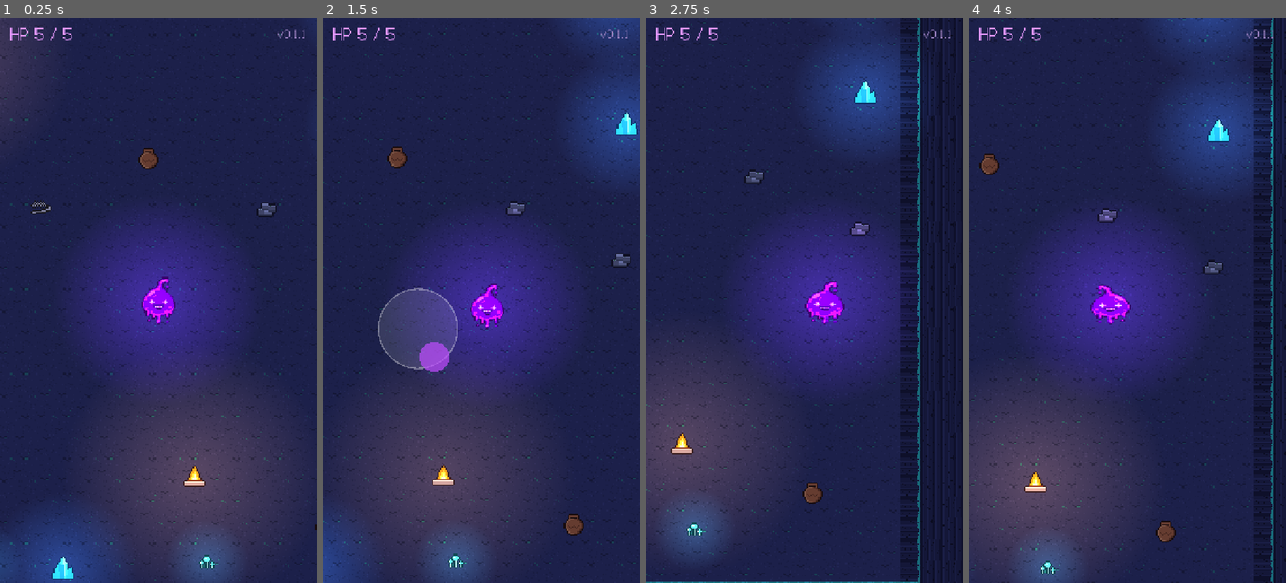
Above: before the commit, frames 1-4 (left to right).
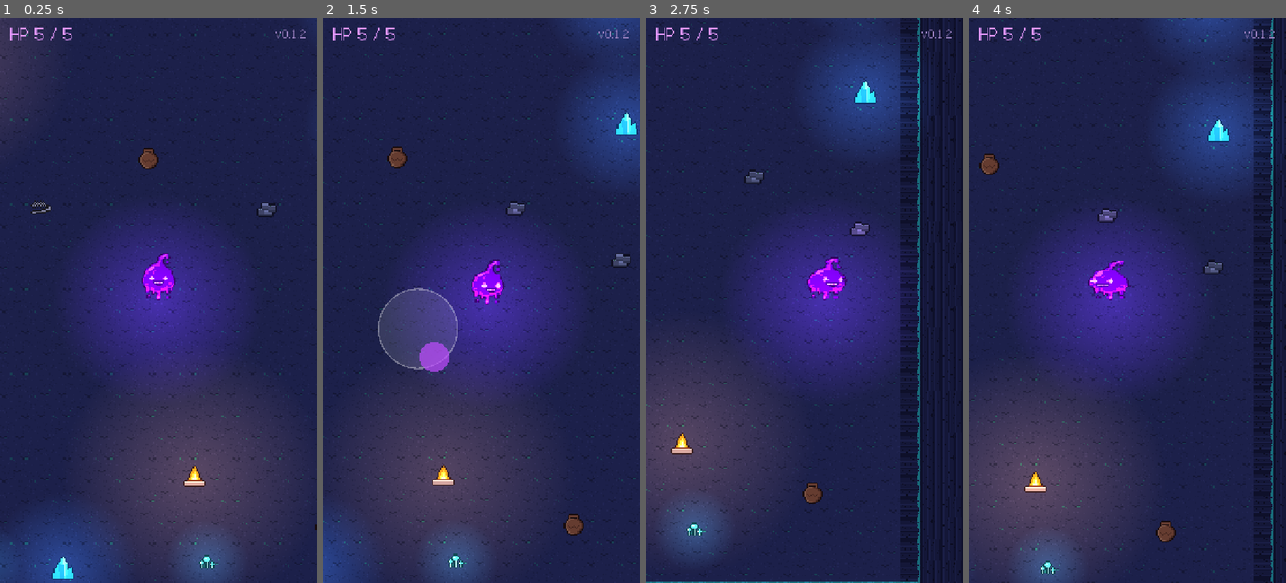
Above: after the commit, the same moments.

Repository: jaehyo-dev/code-red
Game: Godot game, scene res://scenes/main.tscn
Same seed, same stepped clock (60 frames per second), same inputs: the game is played once before the commit and once after it.
Inputs (mouse positions are in pixels of both pictures, inside the frame that each line leads up to):
- Up to frame 1 (0.25 s): no input
- Up to frame 2 (1.5 s): move the mouse to (551, 272) at 0.52 s; hold Right (ui_right) 0.53-1.25 s; click (551, 272) at 0.67 s; drag from (418, 328) to (465, 413) at 1.27 s
- Up to frame 3 (2.75 s): move the mouse to (836, 176) at 2.02 s; hold Right (ui_right) from 2.03 s (still down)
- Up to frame 4 (4 s): release Right (ui_right) at 2.75 s; drag from (1111, 413) to (1032, 215) at 2.77 s; move the mouse to (1222, 385) at 3.52 s; hold Left (ui_left) from 3.53 s (still down)

The runs differ from the first frame. In frame 1, 1.0% of the frame differs, in the area x 44-97%, y 2-55%; in frame 2, 1.0%; in frame 3, 1.1%, in the area x 50-97%, y 2-55%; in frame 4, 1.1%.

Commit message:
v0.1.2: 촉수를 덮치기 공격으로 교체, 얼굴·몸 기울기로 방향 표현
Co-Authored-By: Claude Sonnet 5.5 <noreply@anthropic.com>

Diff:
--- a/project.godot
+++ b/project.godot
@@ -1,5 +1,10 @@
-; Godot 프로젝트 설정 파일.
-; 게임 버전은 application/config/version 한 곳에서 관리한다 (CHANGELOG.md 최신 버전과 같아야 함).
+; Engine configuration file.
+; It's best edited using the editor UI and not directly,
+; since the parameters that go here are not all obvious.
+;
+; Format:
+;   [section] ; section goes between []
+;   param=value ; assign values to parameters
 
 config_version=5
 
@@ -7,7 +12,7 @@
 
 config/name="코드:레드"
 config/description="보라색 슬라임 돌연변이가 무엇이든 삼켜 무기로 쓰는 모바일 웨이브 서바이벌"
-config/version="0.1.1"
+config/version="0.1.2"
 run/main_scene="res://scenes/main.tscn"
 config/features=PackedStringArray("4.7", "GL Compatibility")
 boot_splash/bg_color=Color(0.08, 0.03, 0.12, 1)
@@ -21,21 +26,20 @@
 window/size/window_width_override=360
 window/size/window_height_override=640
 window/stretch/mode="canvas_items"
-window/stretch/aspect="keep"
 window/handheld/orientation=1
+
+[gui]
+
+theme/custom_font="res://assets/fonts/galmuri/Galmuri11.ttf"
 
 [input_devices]
 
 pointing/emulate_touch_from_mouse=true
 
-[gui]
-
-theme/custom_font="res://assets/fonts/galmuri/Galmuri11.ttf"
-
 [rendering]
 
+textures/canvas_textures/default_texture_filter=0
 renderer/rendering_method="gl_compatibility"
 renderer/rendering_method.mobile="gl_compatibility"
-textures/canvas_textures/default_texture_filter=0
+environment/defaults/default_clear_color=Color(0.08, 0.03, 0.12, 1)
 2d/snap/snap_2d_transforms_to_pixel=true
-environment/defaults/default_clear_color=Color(0.08, 0.03, 0.12, 1)
--- a/scripts/balance.gd
+++ b/scripts/balance.gd
@@ -26,22 +26,35 @@
 ## 슬라임에게서 이 거리 이상 떨어진 곳에서 나타남
 const ENEMY_SPAWN_MIN_DIST := 520.0
 
-# --- 몸 공격 (촉수 휘두르기): 준비(웅크림) → 타격 → 복귀 → 쿨다운 ---
+# --- 몸 공격 (덮치기): 준비(웅크림) → 타격(몸이 쭉 늘어남) → 복귀(눌렸다 튕김) → 쿨다운 ---
 ## 가장 가까운 적이 이 거리(슬라임 중심 기준) 안에 들어오면 공격을 시작한다
 const MELEE_RANGE := 130.0
-## 촉수가 닿는 거리. 적의 반지름만큼 더해서 판정한다
+## 몸이 닿는 거리. 적의 반지름만큼 더해서 판정한다
 const MELEE_REACH := 130.0
-## 타격 부채꼴 절반 각도(도). 촉수가 이 범위를 쓸고 지나간다
-const MELEE_HALF_ARC_DEG := 55.0
+## 타격 부채꼴 절반 각도(도). 덮치는 방향 앞쪽만 맞는다
+const MELEE_HALF_ARC_DEG := 30.0
 const MELEE_DAMAGE := 2
 ## 맞은 적이 밀려나는 거리
 const MELEE_KNOCKBACK := 24.0
-const ATTACK_WINDUP := 0.18
-const ATTACK_STRIKE := 0.14
-const ATTACK_RECOVER := 0.22
+const ATTACK_WINDUP := 0.28
+const ATTACK_STRIKE := 0.12
+const ATTACK_RECOVER := 0.30
 const ATTACK_COOLDOWN := 0.25
+## 타격 단계가 이만큼(0~1) 진행했을 때 적에게 닿는다 (몸이 거의 다 늘어난 순간)
+const ATTACK_HIT_AT := 0.8
 ## 맞은 적이 하얗게 번쩍이는 시간
 const HIT_FLASH := 0.1
+
+# --- 덮치기 모양 (도트 단위: 슬라임 스프라이트는 26x35도트) ---
+## 슬라임 몸의 반 크기 (도트, 몸 중심은 위에서 18번째 줄)
+const SLIME_HALF := Vector2(13.0, 18.0)
+## 덮칠 때 뒤쪽 끝을 고정하고 앞쪽 끝이 닿는 거리 (슬라임 중심에서, 도트)
+const LUNGE_TIP_DOTS := 40.0
+const LUNGE_MAX_STRETCH := 2.6
+## 늘어난 만큼 옆이 가늘어지는 정도 (1 = 넓이 보존, 0 = 안 가늘어짐)
+const LUNGE_VOLUME := 0.7
+## 웅크릴 때 덮칠 방향 길이 (1보다 작을수록 납작)
+const CROUCH_LENGTH := 0.78
 
 # --- 슬라임 모션 (늘어남·찌그러짐 비율. 0.2 = 20%) ---
 const BREATH_SPEED := 2.6
@@ -53,15 +66,26 @@
 ## 가속·감속(관성)이 변형에 미치는 정도
 const MOVE_INERTIA := 0.015
 const MOVE_FOLLOW := 10.0
+## 이동 방향으로 몸이 기우는 정도 (위쪽이 옆으로 밀리는 비율)
+const MOVE_LEAN := 0.10
+## 머리 위 곡선이 이동 반대쪽으로 끌려오는 정도와 그 스프링
+const CREST_DRAG := 0.35
+const CREST_STIFFNESS := 140.0
+const CREST_DAMPING := 7.0
 ## 늘어남·찌그러짐 스프링: 강성, 감쇠 (감쇠가 작을수록 많이 출렁임)
 const SPRING_STIFFNESS := 220.0
 const SPRING_DAMPING := 14.0
-## 공격 준비(웅크림) / 타격(늘어남) 자세
-const WINDUP_POSE := Vector2(0.22, -0.28)
-const STRIKE_POSE := Vector2(-0.10, 0.18)
 ## 맞았을 때 스프링에 주는 충격 (옆으로 퍼지고 납작해짐)
 const HIT_KICK := Vector2(9.0, -9.0)
 const PLAYER_FLASH := 0.12
+
+# --- 얼굴 (눈·입 레이어가 바라보는 쪽으로 쏠림) ---
+const FACE_FOLLOW := 14.0
+## 옆/아래로 쏠리는 최대 도트, 위로 올라가는 최대 도트
+const FACE_SHIFT := Vector2(4.0, 3.0)
+const FACE_RISE := 6.0
+## 이 값보다 위를 보면 눈이 작아진다 (-1 = 바로 위)
+const FACE_SMALL_EYES_LOOK := -0.5
 
 # --- 조작·카메라 ---
 const JOYSTICK_RADIUS := 90.0
--- a/scripts/game/player.gd
+++ b/scripts/game/player.gd
@@ -1,6 +1,6 @@
 class_name Player
 extends Node2D
-## 보라 슬라임 (1단계). 입력 방향으로 움직이고, 가까운 적이 있으면 촉수를 휘둘러 공격한다.
+## 보라 슬라임 (1단계). 입력 방향으로 움직이고, 가까운 적이 있으면 몸을 늘여 덮쳐 공격한다.
 ## 총알은 없다: 원거리 공격은 삼킨 아이템에서만 나온다 (v0.3.0).
 
 signal hp_changed(hp: int)
@@ -16,26 +16,61 @@
 var _aim := 0.0  # 공격 방향 (라디안)
 var _attack := AttackCycle.new()
 var _motion := SlimeMotion.new()
-var _body: Node2D  # 발 기준으로 늘어나고 줄어드는 몸
-var _sprite: Sprite2D
-var _tentacle: Sprite2D
+var _face := SlimeFace.new()
+var _has_target := false
+var _peak := 1.0  # 이번 덮치기의 최대 늘어남 배율
+# 슬라임은 SubViewport에 도트 크기로 그린 뒤 3배로 키워 보여 준다:
+# 늘이고 기울여도 도트가 항상 3x3 픽셀 격자로 보이게 하기 위해서다.
+var _view: SubViewport
+var _image: Sprite2D  # 뷰포트 그림을 화면에 보여 주는 스프라이트
+var _rig: Node2D  # 몸 전체 변형(늘어남·기울기·덮치기)이 걸리는 노드
+var _crest: Node2D  # 머리 위 곡선 (밑동을 기준으로 끌림)
+var _face_node: Node2D  # 눈·입 (몸 위에서 쏠림)
+var _eyes: Sprite2D
+
+const VIEW_DOTS := 128  # 뷰포트 한 변 (도트). 늘어난 몸이 들어갈 만큼 크게
+const SCALE := 3  # 도트 1칸 = 화면 3픽셀
+const EYES := preload("res://assets/sprites/slime_eyes.png")
+const EYES_SMALL := preload("res://assets/sprites/slime_eyes_small.png")
+const CREST_ROWS := 8  # make_sprites.py의 CREST_ROWS와 같음
 
 
 func _ready() -> void:
-	# 촉수가 몸 뒤에서 뻗어 나오도록 먼저 추가
-	_tentacle = Art.sprite("tentacle")
-	_tentacle.centered = false
-	_tentacle.offset = Vector2(0, -_tentacle.texture.get_height() / 2.0)
-	_tentacle.visible = false
-	add_child(_tentacle)
-	_sprite = Art.sprite("slime")
-	var half_h := _sprite.texture.get_height() / 2.0
-	_sprite.position = Vector2(0, -half_h)
-	_body = Node2D.new()
-	_body.position = Vector2(0, half_h)  # 발이 노드 위치 아래에 오도록 (중심은 그대로)
-	_body.add_child(_sprite)
-	add_child(_body)
+	_view = SubViewport.new()
+	_view.size = Vector2i(VIEW_DOTS, VIEW_DOTS)
+	_view.transparent_bg = true
+	_view.disable_3d = true
+	_view.canvas_item_default_texture_filter = Viewport.DEFAULT_CANVAS_ITEM_TEXTURE_FILTER_NEAREST
+	add_child(_view)
+	_rig = Node2D.new()
+	_view.add_child(_rig)
+	var top_left := -Balance.SLIME_HALF  # 스프라이트 왼쪽 위 (몸 중심 기준)
+	_rig.add_child(_layer("slime_body", top_left))
+	_crest = Node2D.new()
+	_crest.position = Vector2(0, top_left.y + CREST_ROWS)  # 곡선 밑동이 기울기 기준점
+	_crest.add_child(_layer("slime_crest", top_left - _crest.position))
+	_rig.add_child(_crest)
+	_face_node = Node2D.new()
+	_eyes = _layer("slime_eyes", top_left)
+	_face_node.add_child(_eyes)
+	_face_node.add_child(_layer("slime_mouth", top_left))
+	_rig.add_child(_face_node)
+	_image = Sprite2D.new()
+	_image.texture = _view.get_texture()
+	_image.scale = Vector2(SCALE, SCALE)
+	_image.position = Vector2(0, -SCALE * 17)  # 발이 노드 위치에 오도록
+	_image.texture_filter = CanvasItem.TEXTURE_FILTER_NEAREST
+	add_child(_image)
 	add_child(Art.light(Color(0.75, 0.25, 1.0), 240.0, 1.1))
+
+
+## 뷰포트 안의 스프라이트 한 장 (왼쪽 위 기준)
+func _layer(sprite_name: String, pos: Vector2) -> Sprite2D:
+	var s := Art.sprite(sprite_name)
+	s.centered = false
+	s.scale = Vector2.ONE / SCALE  # 3배 확대된 그림을 도트 크기로 되돌림
+	s.position = pos
+	return s
 
 
 func _process(delta: float) -> void:
@@ -45,29 +80,27 @@
 	_flash = maxf(0.0, _flash - delta)
 	# 피격: 번쩍임, 이후 무적 시간 동안 반투명 깜빡임
 	if _flash > 0.0:
-		_body.modulate = Color(2.5, 2.5, 2.5)
+		_image.modulate = Color(2.5, 2.5, 2.5)
 	else:
-		_body.modulate = Color(1, 1, 1, 0.5 if _invuln > 0.0 and int(_invuln * 14.0) % 2 == 1 else 1.0)
+		_image.modulate = Color(1, 1, 1, 0.5 if _invuln > 0.0 and int(_invuln * 14.0) % 2 == 1 else 1.0)
 	position = arena.clamp_inside(position + move_input * Balance.PLAYER_SPEED * delta, Balance.PLAYER_RADIUS)
-	if move_input.x != 0.0:
-		_sprite.flip_h = move_input.x < 0.0
 	_update_attack(delta)
-	_body.scale = _motion.update(delta, move_input, _attack.phase, _attack.progress())
+	_pose_body(delta)
 
 
 func _update_attack(delta: float) -> void:
 	var points: Array = get_tree().get_nodes_in_group("enemies").map(func(e: Node2D): return e.position)
 	var target: Variant = Targeting.nearest(position, points, Balance.MELEE_RANGE)
+	_has_target = target != null
 	# 준비 중에는 가장 가까운 적을 따라 조준하고, 타격이 시작되면 방향을 고정한다
 	if target != null and _attack.phase in [AttackCycle.Phase.IDLE, AttackCycle.Phase.WINDUP]:
 		_aim = (target - position).angle()
-		_sprite.flip_h = cos(_aim) < 0.0
+		_peak = LungePose.peak_for(Vector2.from_angle(_aim))
 	if _attack.update(delta, target != null):
 		_strike()
-	_pose_tentacle()
 
 
-## 타격 순간: 부채꼴 안의 모든 적에게 피해
+## 타격 순간: 덮치는 방향 부채꼴 안의 모든 적에게 피해
 func _strike() -> void:
 	var dir := Vector2.from_angle(_aim)
 	for e: Enemy in get_tree().get_nodes_in_group("enemies"):
@@ -75,21 +108,26 @@
 			e.take_damage(Balance.MELEE_DAMAGE, dir)
 
 
-## 촉수 모양: 준비 때 몸 옆에서 살짝 말려 나오고, 타격 때 부채꼴을 쓸며 뻗고, 복귀 때 움츠러든다
-func _pose_tentacle() -> void:
-	var arc := deg_to_rad(Balance.MELEE_HALF_ARC_DEG)
-	var p := _attack.progress()
-	match _attack.phase:
-		AttackCycle.Phase.WINDUP:
-			_tentacle.rotation = _aim - arc
-			_tentacle.scale = Vector2(0.15 + 0.25 * p, 1.0)
-		AttackCycle.Phase.STRIKE:
-			_tentacle.rotation = _aim + lerpf(-arc, arc, p)
-			_tentacle.scale = Vector2(lerpf(0.4, 1.0, p), 1.0)
-		AttackCycle.Phase.RECOVER:
-			_tentacle.rotation = _aim + arc
-			_tentacle.scale = Vector2(1.0 - p, 1.0)
-	_tentacle.visible = _attack.phase != AttackCycle.Phase.IDLE
+## 몸 모양: 이동 늘어남·기울기 → 덮치기 늘어남(방향) 순으로 겹쳐 적용하고, 얼굴·머리 곡선을 옮긴다
+func _pose_body(delta: float) -> void:
+	var sc := _motion.update(delta, move_input)
+	var feet := Vector2(0, Balance.SLIME_HALF.y - 1.0)  # 발 기준으로 늘어나고 줄어든다
+	var t := Transform2D(Vector2(sc.x, 0), Vector2(-_motion.lean() * sc.y, sc.y), Vector2.ZERO)
+	t.origin = feet - t.basis_xform(feet)
+	if _attack.phase != AttackCycle.Phase.IDLE:
+		var k := LungePose.length(_attack.phase, _attack.progress(), _peak)
+		t = LungePose.transform(Vector2.from_angle(_aim), k) * t
+	_rig.transform = Transform2D(0.0, Vector2(VIEW_DOTS, VIEW_DOTS) / 2.0) * t
+	_crest.transform = Transform2D(Vector2.RIGHT, Vector2(-_motion.crest_shear(), 1.0), _crest.position)
+	# 얼굴: 공격 중이면 대상 쪽, 아니면 이동 방향을 본다 (공격은 얼굴이 먼저 돌아간 뒤 덮친다)
+	var look := Vector2.ZERO
+	if _attack.phase != AttackCycle.Phase.IDLE or _has_target:
+		look = Vector2.from_angle(_aim)
+	elif move_input.length() > 0.15:
+		look = move_input.normalized()
+	_face.update(delta, look)
+	_face_node.position = Vector2(_face.offset())
+	_eyes.texture = EYES_SMALL if _face.small_eyes() else EYES
 
 
 ## 피해를 받는다. 무적 시간 중이면 무시.
@@ -103,6 +141,5 @@
 	hp_changed.emit(hp)
 	if hp == 0:
 		dead = true
-		_tentacle.visible = false
-		_body.modulate = Color(1, 1, 1, 0.4)
+		_image.modulate = Color(1, 1, 1, 0.4)
 		died.emit()
--- a/scripts/logic/attack_cycle.gd
+++ b/scripts/logic/attack_cycle.gd
@@ -10,7 +10,7 @@
 var _hit_done := false
 
 
-## delta만큼 진행한다. 타격이 맞는 순간(타격 단계의 중간) 한 프레임만 true.
+## delta만큼 진행한다. 타격이 맞는 순간(몸이 거의 다 늘어난 때) 한 프레임만 true.
 func update(delta: float, has_target: bool) -> bool:
 	var landed := false
 	match phase:
@@ -24,7 +24,7 @@
 				_enter(Phase.STRIKE)
 		Phase.STRIKE:
 			_t += delta
-			if not _hit_done and _t >= Balance.ATTACK_STRIKE * 0.5:
+			if not _hit_done and _t >= Balance.ATTACK_STRIKE * Balance.ATTACK_HIT_AT:
 				_hit_done = true
 				landed = true
 			if _t >= Balance.ATTACK_STRIKE:
--- /dev/null
+++ b/scripts/logic/lunge_pose.gd
@@ -0,0 +1,44 @@
+class_name LungePose
+extends RefCounted
+## 덮치기 모양 계산 (화면과 분리). 몸을 덮칠 방향으로 늘이되 뒤쪽 끝은 고정하고, 늘어난 만큼 옆은 가늘어진다.
+## 좌표는 슬라임 몸 중심 기준 도트 단위.
+
+
+## dir 방향으로 몸 중심에서 몸 가장자리까지의 거리 (타원 근사)
+static func body_radius(dir: Vector2) -> float:
+	var h := Balance.SLIME_HALF
+	return 1.0 / sqrt(pow(dir.x / h.x, 2) + pow(dir.y / h.y, 2))
+
+
+## 앞쪽 끝이 LUNGE_TIP_DOTS에 닿도록 하는 최대 늘어남 배율 (뒤쪽 끝 고정이라 tip = r * (2k - 1))
+static func peak_for(dir: Vector2) -> float:
+	return clampf((Balance.LUNGE_TIP_DOTS / body_radius(dir) + 1.0) * 0.5, 1.2, Balance.LUNGE_MAX_STRETCH)
+
+
+## 단계와 진행도(0~1)에 따른 덮칠 방향 길이 배율.
+## 준비: 1 → 웅크림 / 타격: 웅크림 → peak (빠르게 쭉) / 복귀: peak → 눌림(1 미만) → 탄성으로 1
+static func length(phase: int, progress: float, peak: float) -> float:
+	match phase:
+		AttackCycle.Phase.WINDUP:
+			return lerpf(1.0, Balance.CROUCH_LENGTH, ease(progress, 0.4))
+		AttackCycle.Phase.STRIKE:
+			return lerpf(Balance.CROUCH_LENGTH, peak, ease(progress, 0.35))
+		AttackCycle.Phase.RECOVER:
+			return 1.0 + (peak - 1.0) * cos(progress * TAU) * pow(1.0 - progress, 3.0)
+	return 1.0
+
+
+## 늘어난 길이 k에 맞는 옆 방향 배율 (부피가 보존되는 느낌)
+static func width(k: float) -> float:
+	return pow(k, -Balance.LUNGE_VOLUME)
+
+
+## dir 방향으로 k배 늘이는 변환. 몸 뒤쪽 가장자리를 고정점으로 한다.
+static func transform(dir: Vector2, k: float) -> Transform2D:
+	var n := Vector2(-dir.y, dir.x)
+	var w := width(k)
+	var pivot := -dir * body_radius(dir)
+	var x_axis := dir * (k * dir.x) + n * (w * n.x)
+	var y_axis := dir * (k * dir.y) + n * (w * n.y)
+	var origin := pivot - (x_axis * pivot.x + y_axis * pivot.y)
+	return Transform2D(x_axis, y_axis, origin)
--- /dev/null
+++ b/scripts/logic/slime_face.gd
@@ -0,0 +1,23 @@
+class_name SlimeFace
+extends RefCounted
+## 슬라임 얼굴(눈·입 레이어)이 바라보는 방향 계산 (화면과 분리). 방향별 그림 없이 위치와 눈 크기로 표현한다.
+
+## 바라보는 방향 (길이 0~1, 0이면 정면)
+var look := Vector2.ZERO
+
+
+## target: 보고 싶은 방향(길이 1). ZERO면 마지막으로 보던 쪽을 유지한다.
+func update(delta: float, target: Vector2) -> void:
+	if target != Vector2.ZERO:
+		look = look.lerp(target, 1.0 - exp(-Balance.FACE_FOLLOW * delta))
+
+
+## 얼굴이 몸 위에서 쏠리는 도트 (위를 볼수록 많이 올라가고, 아래는 조금만 내려가 정면을 보임)
+func offset() -> Vector2i:
+	var up := look.y < 0.0
+	return Vector2i(roundi(look.x * Balance.FACE_SHIFT.x), roundi(look.y * (Balance.FACE_RISE if up else Balance.FACE_SHIFT.y)))
+
+
+## 위를 볼 때는 눈이 작아진다
+func small_eyes() -> bool:
+	return look.y < Balance.FACE_SMALL_EYES_LOOK
--- a/scripts/logic/slime_motion.gd
+++ b/scripts/logic/slime_motion.gd
@@ -1,16 +1,19 @@
 class_name SlimeMotion
 extends RefCounted
 ## 슬라임 몸의 늘어남·찌그러짐 계산 (화면과 분리). update()가 스프라이트에 곱할 scale을 돌려준다.
-## 숨쉬기 + 이동 늘어남(스프링이라 멈출 때 찌그러졌다 복귀) + 공격 자세 + 피격 충격.
+## 숨쉬기 + 이동 늘어남(스프링이라 멈출 때 찌그러졌다 복귀) + 이동 기울기 + 머리 곡선 끌림 + 피격 충격.
+## 공격(덮치기) 모양은 LungePose가 맡는다.
 
 var _time := 0.0
 var _vel := Vector2.ZERO  # 부드럽게 따라가는 이동 입력
 var _off := Vector2.ZERO  # 스프링 변형량
 var _off_v := Vector2.ZERO
+var _crest := 0.0  # 머리 곡선 기울기 (위쪽이 옆으로 밀리는 비율)
+var _crest_v := 0.0
 
 
-## move: 이동 입력(길이 0~1), phase/progress: AttackCycle의 단계와 진행도
-func update(delta: float, move: Vector2, phase: int, progress: float) -> Vector2:
+## move: 이동 입력(길이 0~1)
+func update(delta: float, move: Vector2) -> Vector2:
 	delta = minf(delta, 1.0 / 30.0)  # 프레임이 길게 끊겨도 스프링이 튀지 않게
 	_time += delta
 	var old_vel := _vel
@@ -26,8 +29,11 @@
 	target += Balance.MOVE_INERTIA * (accel - Vector2(absf(accel.y), absf(accel.x)) * 0.6)
 	_off_v += ((target - _off) * Balance.SPRING_STIFFNESS - _off_v * Balance.SPRING_DAMPING) * delta
 	_off += _off_v * delta
+	# 머리 곡선: 이동 반대쪽으로 끌려오고, 가속할 때 더 뒤처졌다가 출렁이며 돌아온다
+	_crest_v += ((-_vel.x * Balance.CREST_DRAG - _crest) * Balance.CREST_STIFFNESS - _crest_v * Balance.CREST_DAMPING - accel.x * 0.04) * delta
+	_crest += _crest_v * delta
 	var breath := sin(_time * Balance.BREATH_SPEED) * Balance.BREATH_AMOUNT
-	var total := _off + _attack_pose(phase, progress) + Vector2(-breath * 0.5, breath)
+	var total := _off + Vector2(-breath * 0.5, breath)
 	return Vector2(clampf(1.0 + total.x, 0.5, 1.6), clampf(1.0 + total.y, 0.5, 1.6))
 
 
@@ -36,9 +42,11 @@
 	_off_v += Balance.HIT_KICK
 
 
-func _attack_pose(phase: int, progress: float) -> Vector2:
-	match phase:
-		AttackCycle.Phase.WINDUP: return Balance.WINDUP_POSE * ease(progress, 0.4)
-		AttackCycle.Phase.STRIKE: return Balance.WINDUP_POSE.lerp(Balance.STRIKE_POSE, progress)
-		AttackCycle.Phase.RECOVER: return Balance.STRIKE_POSE.lerp(Vector2.ZERO, ease(progress, 0.5))
-	return Vector2.ZERO
+## 이동 방향으로 몸이 기우는 정도 (위쪽이 옆으로 밀리는 비율)
+func lean() -> float:
+	return _vel.x * Balance.MOVE_LEAN
+
+
+## 머리 위 곡선의 기울기 (위쪽이 옆으로 밀리는 비율). 이동 반대쪽으로 끌린다.
+func crest_shear() -> float:
+	return _crest
--- a/tests/test_motion.gd
+++ b/tests/test_motion.gd
@@ -1,5 +1,5 @@
 extends TestCase
-## 몸 공격의 시간 흐름(AttackCycle), 슬라임 모션(SlimeMotion), 부채꼴 판정을 확인한다.
+## 몸 공격의 시간 흐름(AttackCycle), 덮치기 모양(LungePose), 슬라임 모션(SlimeMotion), 얼굴(SlimeFace), 부채꼴 판정을 확인한다.
 
 const DT := 1.0 / 60.0
 
@@ -15,8 +15,8 @@
 		if seen.is_empty() or seen[-1] != c.phase:
 			seen.append(c.phase)
 	assert_eq(seen.slice(0, 5), [AttackCycle.Phase.WINDUP, AttackCycle.Phase.STRIKE, AttackCycle.Phase.RECOVER, AttackCycle.Phase.IDLE, AttackCycle.Phase.WINDUP])
-	# 2초 동안: 한 바퀴 0.79초, 첫 타격 약 0.25초 → 0.25, 1.04, 1.83초에 3번 타격
-	assert_eq(hits, 3, "한 단계에 타격은 한 번")
+	# 2초 동안: 한 바퀴 0.95초, 첫 타격 약 0.38초 → 0.38, 1.33초에 2번 타격
+	assert_eq(hits, 2, "한 단계에 타격은 한 번")
 
 
 func test_대상이_없으면_공격을_시작하지_않음() -> void:
@@ -50,7 +50,7 @@
 	var lo := 9.0
 	var hi := 0.0
 	for i in 300:
-		var s := m.update(DT, Vector2.ZERO, AttackCycle.Phase.IDLE, 0.0)
+		var s := m.update(DT, Vector2.ZERO)
 		lo = minf(lo, s.y)
 		hi = maxf(hi, s.y)
 	assert_true(hi > 1.02 and lo < 0.98, "세로가 1 위아래로 움직임 %f~%f" % [lo, hi])
@@ -61,37 +61,97 @@
 	var m := SlimeMotion.new()
 	var widest := 0.0
 	for i in 60:
-		widest = maxf(widest, m.update(DT, Vector2.RIGHT, AttackCycle.Phase.IDLE, 0.0).x)
+		widest = maxf(widest, m.update(DT, Vector2.RIGHT).x)
 	assert_true(widest > 1.12, "진행 방향(가로)으로 늘어남 %f" % widest)
 	var narrowest := 9.0
 	for i in 40:  # 멈춘 뒤: 스프링이 반대로 출렁인다 (가로가 1보다 줄어듦)
-		narrowest = minf(narrowest, m.update(DT, Vector2.ZERO, AttackCycle.Phase.IDLE, 0.0).x)
+		narrowest = minf(narrowest, m.update(DT, Vector2.ZERO).x)
 	assert_true(narrowest < 0.99, "멈출 때 찌그러짐 %f" % narrowest)
 	var s := Vector2.ZERO
 	for i in 300:
-		s = m.update(DT, Vector2.ZERO, AttackCycle.Phase.IDLE, 0.0)
+		s = m.update(DT, Vector2.ZERO)
 	assert_true(absf(s.x - 1.0) < 0.05, "다시 원래 크기로 복귀 %f" % s.x)
 
 
 func test_방향이_갑자기_바뀌어도_프레임마다_크게_튀지_않음() -> void:
 	var m := SlimeMotion.new()
 	for i in 60:
-		m.update(DT, Vector2.RIGHT, AttackCycle.Phase.IDLE, 0.0)
-	var prev := m.update(DT, Vector2.LEFT, AttackCycle.Phase.IDLE, 0.0)
+		m.update(DT, Vector2.RIGHT)
+	var prev := m.update(DT, Vector2.LEFT)
 	var worst := 0.0
 	for i in 60:
-		var s := m.update(DT, Vector2.LEFT if i < 30 else Vector2.UP, AttackCycle.Phase.IDLE, 0.0)
+		var s := m.update(DT, Vector2.LEFT if i < 30 else Vector2.UP)
 		worst = maxf(worst, maxf(absf(s.x - prev.x), absf(s.y - prev.y)))
 		prev = s
 	assert_true(worst < 0.07, "한 프레임 변화가 7%% 미만 %f" % worst)
 
 
-func test_공격_준비는_웅크리고_타격은_늘어남() -> void:
+func test_이동하면_진행_방향으로_기울고_머리_곡선은_반대로_끌림() -> void:
 	var m := SlimeMotion.new()
-	var wind := m.update(DT, Vector2.ZERO, AttackCycle.Phase.WINDUP, 1.0)
-	var strike := m.update(DT, Vector2.ZERO, AttackCycle.Phase.STRIKE, 1.0)
-	assert_true(wind.y < 0.8 and wind.x > 1.1, "웅크림: 납작하고 넓게 %s" % wind)
-	assert_true(strike.y > 1.1 and strike.x < 0.95, "타격: 길쭉하게 %s" % strike)
+	for i in 20:
+		m.update(DT, Vector2.RIGHT)
+	assert_true(m.lean() > 0.05, "오른쪽으로 기움 %f" % m.lean())
+	assert_true(m.crest_shear() < -0.05, "곡선은 왼쪽으로 끌림 %f" % m.crest_shear())
+	for i in 20:
+		m.update(DT, Vector2.LEFT)
+	assert_true(m.lean() < -0.05 and m.crest_shear() > 0.05, "왼쪽으로 가면 반대")
+	for i in 300:
+		m.update(DT, Vector2.ZERO)
+	assert_true(absf(m.lean()) < 0.01 and absf(m.crest_shear()) < 0.01, "멈추면 곧게 복귀")
+
+
+func test_덮치기_길이는_웅크림_늘어남_눌림_복귀_순서() -> void:
+	var peak := 2.0
+	var crouch := LungePose.length(AttackCycle.Phase.WINDUP, 1.0, peak)
+	assert_true(crouch < 0.85, "웅크리면 방향 길이가 줄어듦 %f" % crouch)
+	assert_eq(LungePose.length(AttackCycle.Phase.STRIKE, 0.0, peak), crouch, "웅크림에서 이어짐")
+	assert_true(is_equal_approx(LungePose.length(AttackCycle.Phase.STRIKE, 1.0, peak), peak), "타격 끝에 최대")
+	assert_true(is_equal_approx(LungePose.length(AttackCycle.Phase.RECOVER, 0.0, peak), peak), "복귀는 최대에서 시작")
+	var lowest := 9.0
+	for i in 101:
+		lowest = minf(lowest, LungePose.length(AttackCycle.Phase.RECOVER, i / 100.0, peak))
+	assert_true(lowest < 0.95 and lowest > 0.7, "닿은 뒤 살짝 눌림 %f" % lowest)
+	assert_true(is_equal_approx(LungePose.length(AttackCycle.Phase.RECOVER, 1.0, peak), 1.0), "원래 길이로 복귀")
+	assert_eq(LungePose.length(AttackCycle.Phase.IDLE, 0.0, peak), 1.0)
+
+
+func test_늘어난_만큼_옆은_가늘어지고_뒤쪽_끝은_고정_앞쪽_끝은_사거리에_닿음() -> void:
+	for dir: Vector2 in [Vector2.RIGHT, Vector2.LEFT, Vector2.UP, Vector2.DOWN, Vector2(1, 1).normalized()]:
+		var k := LungePose.peak_for(dir)
+		var t := LungePose.transform(dir, k)
+		var r := LungePose.body_radius(dir)
+		assert_true((t * (-dir * r)).distance_to(-dir * r) < 0.001, "뒤쪽 끝 고정 %s" % dir)
+		var tip := (t * (dir * r)).dot(dir)
+		assert_true(absf(tip - Balance.LUNGE_TIP_DOTS) < 0.5 or k == Balance.LUNGE_MAX_STRETCH or k == 1.2, "앞쪽 끝이 닿는 거리 %s: %f" % [dir, tip])
+		assert_true(LungePose.width(k) < 1.0, "옆은 가늘어짐 %f" % LungePose.width(k))
+		assert_true(t.determinant() > 0.0, "뒤집히지 않음")
+	assert_true(is_equal_approx(LungePose.width(1.0), 1.0), "안 늘어나면 그대로")
+
+
+func test_얼굴은_가는_방향으로_쏠리고_위를_보면_눈이_작아짐() -> void:
+	var f := SlimeFace.new()
+	assert_eq(f.offset(), Vector2i.ZERO, "처음엔 정면")
+	for i in 30:
+		f.update(DT, Vector2.RIGHT)
+	assert_true(f.offset().x >= 3 and f.offset().y == 0, "오른쪽으로 쏠림 %s" % f.offset())
+	assert_true(not f.small_eyes())
+	for i in 30:
+		f.update(DT, Vector2.ZERO)  # 목표가 없으면 마지막 방향 유지
+	assert_true(f.offset().x >= 3, "방향 유지")
+	for i in 30:
+		f.update(DT, Vector2.UP)
+	assert_true(f.offset().y <= -5 and f.small_eyes(), "위: 얼굴이 올라가고 눈이 작아짐 %s" % f.offset())
+	for i in 30:
+		f.update(DT, Vector2.DOWN)
+	assert_true(f.offset().y > 0 and f.offset().y <= 3 and not f.small_eyes(), "아래: 얼굴이 내려와 정면을 봄 %s" % f.offset())
+
+
+func test_공격_준비_안에_얼굴이_대상_쪽으로_돌아감() -> void:
+	var f := SlimeFace.new()
+	var dir := Vector2.from_angle(deg_to_rad(-30))
+	for i in roundi(Balance.ATTACK_WINDUP / DT):
+		f.update(DT, dir)
+	assert_true(f.look.dot(dir) > 0.97, "준비가 끝나기 전에 얼굴이 대상을 봄 %f" % f.look.dot(dir))
 
 
 func test_피격_충격은_납작하게_찌그러뜨리고_돌아옴() -> void:
@@ -99,9 +159,9 @@
 	m.hit_kick()
 	var flattest := 9.0
 	for i in 15:
-		flattest = minf(flattest, m.update(DT, Vector2.ZERO, AttackCycle.Phase.IDLE, 0.0).y)
+		flattest = minf(flattest, m.update(DT, Vector2.ZERO).y)
 	assert_true(flattest < 0.82, "납작해짐 %f" % flattest)
 	var s := Vector2.ZERO
 	for i in 300:
-		s = m.update(DT, Vector2.ZERO, AttackCycle.Phase.IDLE, 0.0)
+		s = m.update(DT, Vector2.ZERO)
 	assert_true(absf(s.y - 1.0) < 0.06, "복귀 %f" % s.y)
--- a/tests/test_stage.gd
+++ b/tests/test_stage.gd
@@ -51,11 +51,26 @@
 	var e: Enemy = enemies[0]
 	e.target = null  # 적이 움직이지 않게 고정
 	e.position = stage.player.position + Vector2(100, 0)  # 근접 사거리 안
-	for i in 240:  # 시간을 흘려 촉수를 맞힘 (적 hp 3, 피해 2 → 2번)
+	for i in 240:  # 시간을 흘려 몸 공격을 맞힘 (적 hp 3, 피해 2 → 2번)
 		await wait_frames()
 		if not is_instance_valid(e) or e.is_queued_for_deletion():
 			break
-	assert_true(not is_instance_valid(e) or e.is_queued_for_deletion(), "적이 쓰러짐 (hp 3, 촉수 피해 2 → 2번)")
+	assert_true(not is_instance_valid(e) or e.is_queued_for_deletion(), "적이 쓰러짐 (hp 3, 몸 공격 피해 2 → 2번)")
+	stage.queue_free()
+
+
+func test_덮칠_때_몸이_적_방향으로_늘어나고_얼굴이_그쪽을_봄() -> void:
+	var stage := _make_stage()
+	await wait_frames()
+	var e: Enemy = get_tree().get_nodes_in_group("enemies")[0]
+	e.target = null
+	e.position = stage.player.position + Vector2(100, 0)
+	var longest := 0.0
+	for i in 60:
+		await wait_frames()
+		longest = maxf(longest, stage.player._rig.transform.x.length())
+	assert_true(longest > 1.5, "오른쪽 적을 향해 가로로 늘어남 %f" % longest)
+	assert_true(stage.player._face.look.x > 0.9, "얼굴이 적 쪽(오른쪽)을 봄")
 	stage.queue_free()
 
 
--- /dev/null
+++ b/tools/capture/capture.gd
@@ -0,0 +1,43 @@
+extends Node
+## GIF 캡처용 장면 (게임에는 쓰이지 않음). 정해진 시나리오로 슬라임을 움직이고 공격시킨 뒤 끝낸다.
+## 사용: godot --path . --write-movie out.avi --fixed-fps 30 res://tools/capture/capture.tscn -- attack|turn
+## 그 뒤 ffmpeg로 avi를 GIF로 바꾼다 (tools/capture/README 없이 CLAUDE.md의 화면 확인 규칙을 따름).
+
+const FPS := 30
+var _scenario := "attack"
+var _frame := 0
+var _stage: Stage
+var _timeline: Array = []
+
+
+func _ready() -> void:
+	var args := OS.get_cmdline_user_args()
+	if args.size() > 0:
+		_scenario = args[0]
+	var main: Node = load("res://scenes/main.tscn").instantiate()
+	add_child(main)
+	_stage = main.get_node("%Stage")
+	_stage.player.position = _stage.arena.floor_rect().get_center()  # 카메라가 슬라임을 가운데에 두도록
+	_stage.set_process(false)  # 자동 적 생성과 입력 대신 이 스크립트가 조종한다
+	for e in get_tree().get_nodes_in_group("enemies"):
+		e.queue_free()
+	# 시나리오: [시작 초, 동작]
+	if _scenario == "attack":
+		_timeline = [[0.3, "enemy", Vector2(110, -40)], [1.5, "enemy", Vector2(-100, 50)], [2.9, "enemy", Vector2(10, -105)]]
+	else:
+		_timeline = [[0.4, "move", Vector2.RIGHT], [1.2, "move", Vector2.UP], [2.0, "move", Vector2.LEFT], [2.8, "move", Vector2.DOWN], [3.6, "move", Vector2.ZERO]]
+
+
+func _process(_delta: float) -> void:
+	var t := _frame / float(FPS)
+	for step in _timeline:
+		if absf(t - step[0]) < 0.5 / FPS:
+			if step[1] == "enemy":
+				var e := Enemy.new()
+				e.position = _stage.player.position + step[2]
+				_stage._world.add_child(e)  # target 없음: 가만히 서서 맞는다
+			else:
+				_stage.player.move_input = step[2]
+	_frame += 1
+	if t > (4.6 if _scenario == "turn" else 4.2):
+		get_tree().quit()
--- /dev/null
+++ b/tools/capture/capture.tscn
@@ -0,0 +1,6 @@
+[gd_scene load_steps=2 format=3]
+
+[ext_resource type="Script" path="res://tools/capture/capture.gd" id="1"]
+
+[node name="Capture" type="Node"]
+script = ExtResource("1")
Binary file removed: assets/sprites/slime.png
Binary file added: assets/sprites/slime_body.png
Not shown, added: assets/sprites/slime_body.png.import
Binary file added: assets/sprites/slime_crest.png
Not shown, changed: assets/sprites/slime_crest.png.import
Binary file added: assets/sprites/slime_eyes.png
Not shown, added: assets/sprites/slime_eyes.png.import
Binary file added: assets/sprites/slime_eyes_small.png
Not shown, changed: assets/sprites/slime_eyes_small.png.import
Binary file added: assets/sprites/slime_mouth.png
Not shown, added: assets/sprites/slime_mouth.png.import
Binary file removed: assets/sprites/tentacle.png
(and 7 more such lines)
